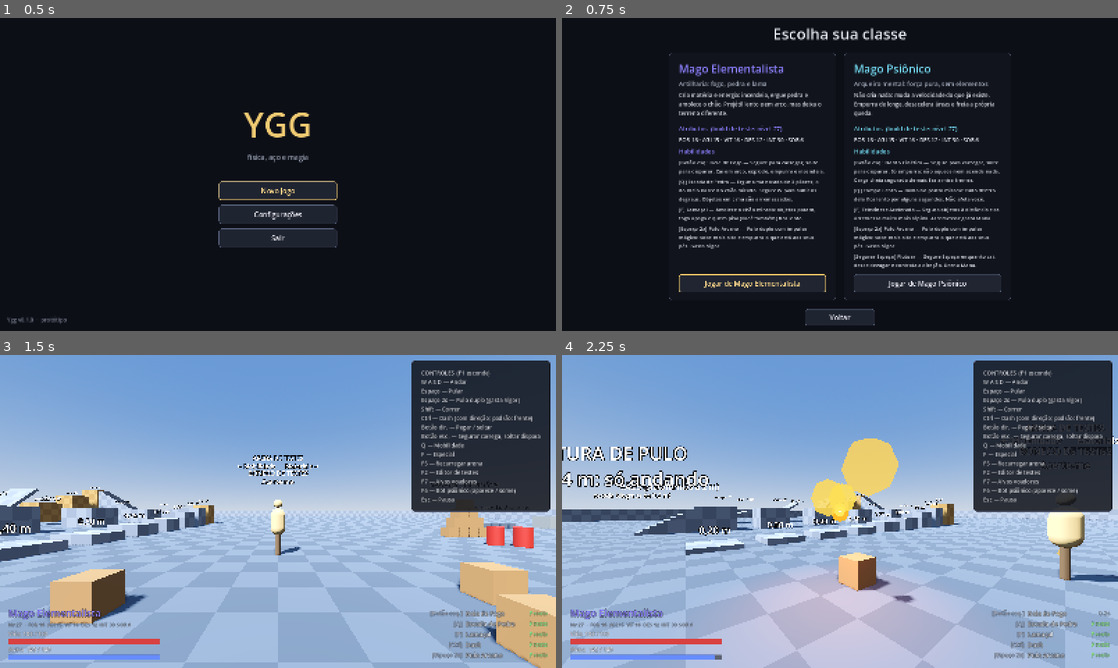
Above: before the commit, frames 1-4 (two rows, left to right).
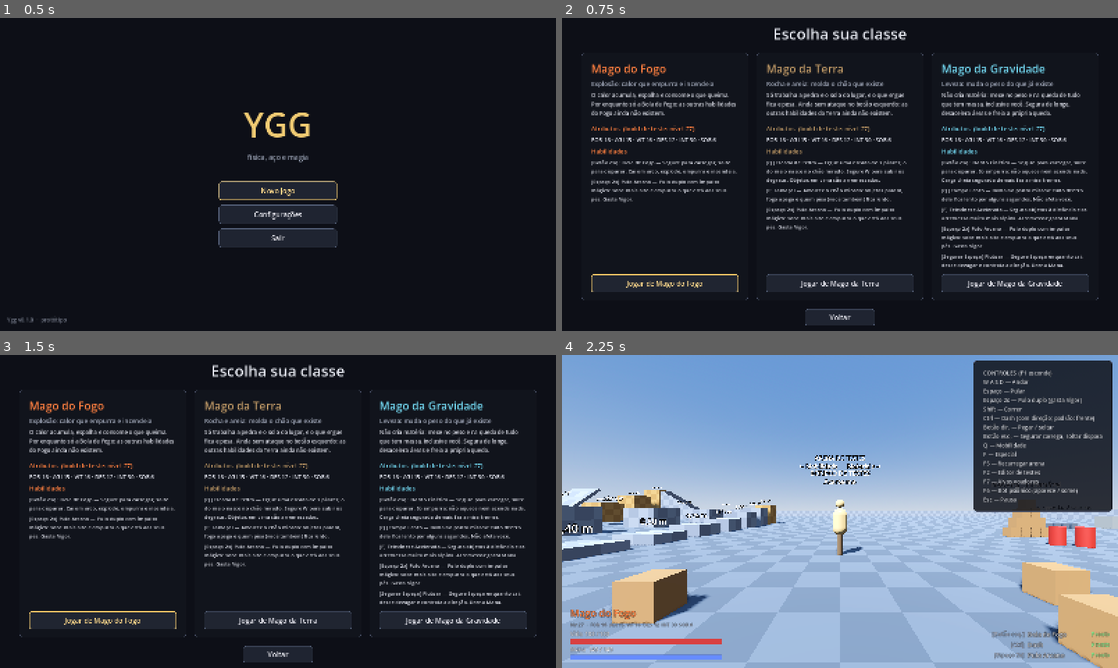
Above: after the commit, the same moments.

Repository: liamzeras/ygg
Game: Godot game, scene res://src/ui/main_menu.tscn
The game is run twice, just before and just after one commit, with the same random seed, the same clock (stepped at 60 frames per second) and the same inputs.
Inputs (mouse positions are in pixels of both pictures, inside the frame that each line leads up to):
- Up to frame 1 (0.5 s): no input
- Up to frame 2 (0.75 s): click "Novo Jogo" at 0.5 s
- Up to frame 3 (1.5 s): click (189, 621) at 1.25 s, where only the run before the commit has a clickable "Jogar de Mago Elementalista"
- Up to frame 4 (2.25 s): click (662, 621) at 2 s, where only the run after the commit has a clickable "Jogar de Mago do Fogo"

Frame 1 is identical in both runs. In frame 2, 15% of the frame differs, in the area x 3-97%, y 11-91%; in frame 3, 99%, in the area x 0-100%, y 0-100%; in frame 4, 31%.

Commit message:
Classes: Fogo, Terra e Gravidade no lugar do Elementalista e do Psiônico
Fatia vertical decidida pelo Liam em 2026-11-16
(design/sabio/inspiracao/magos-elementais.md). Só com as habilidades que já existem;
o resto das teclas fica vazio até as habilidades novas chegarem (decisão do Liam).

- Fogo (fire.tres): Bola de Fogo.
- Terra (earth.tres): Escada de Pedra e Lamaçal, sem ataque no botão esquerdo.
- Gravidade (psionic.tres renomeado na tela): Telecinese, Campo Lento, Flutuar e,
  por ora, o Dardo Cinético (decisão do Liam). O id continua "psionic" porque o bot
  do F6 e a arena procuram a classe por ele.
- Testes: teste do Elementalista dividido em Fogo e Terra; Terra entra no percurso
  de classes. 185 -> 208 verificações.

Co-Authored-By: Claude Opus 5.5 <noreply@anthropic.com>

Diff:
--- /dev/null
+++ b/assets/data/classes/earth.tres
@@ -0,0 +1,95 @@
+[gd_resource type="Resource" script_class="PlayerClassData" format=3]
+
+[ext_resource type="Script" path="res://src/gameplay/player/player_class_data.gd" id="1_class"]
+[ext_resource type="Script" path="res://src/gameplay/stats/attributes.gd" id="2_attrs"]
+[ext_resource type="Script" path="res://src/gameplay/abilities/arcane_leap_ability.gd" id="4_leap"]
+[ext_resource type="Script" path="res://src/gameplay/abilities/stone_pillar_ability.gd" id="5_pillar"]
+[ext_resource type="Script" path="res://src/gameplay/abilities/mud_ability.gd" id="6_mud"]
+
+[ext_resource type="Script" path="res://src/gameplay/abilities/dash_ability.gd" id="9_dash"]
+
+[sub_resource type="Resource" id="attrs"]
+script = ExtResource("2_attrs")
+strength = 16.0
+agility = 15.0
+vitality = 16.0
+dexterity = 12.0
+intelligence = 30.0
+luck = 6.0
+
+[sub_resource type="Resource" id="pillar"]
+script = ExtResource("5_pillar")
+width = 1.0
+step_heights = Array[float]([0.85, 1.7, 2.55])
+auto_climb_height = 0.9
+aimed_step = 1
+rise_time = 0.35
+lifetime = 8.0
+sink_time = 0.6
+stone_density = 350.0
+impact_transfer = 0.05
+reach = 12.0
+max_slope = 45.0
+display_name = "Escada de Pedra"
+description = "Ergue uma escada de 3 pilares; o do meio nasce no chão mirado. Segure W para subir os degraus. Objetos em cima são arremessados."
+cost = 30.0
+cost_pool = 1
+cooldown = 3.0
+scaling_attribute = 4
+
+[sub_resource type="Resource" id="mud"]
+script = ExtResource("6_mud")
+radius = 2.5
+base_duration = 4.0
+drag = 3.0
+cooling = 50.0
+character_speed = 0.5
+reach = 12.0
+max_slope = 45.0
+display_name = "Lamaçal"
+description = "Amolece o chão mirado: objetos param, fogo apaga e quem pisa (você também) fica lento."
+cost = 25.0
+cost_pool = 1
+cooldown = 6.0
+scaling_attribute = 4
+
+[sub_resource type="Resource" id="leap"]
+script = ExtResource("4_leap")
+display_name = "Pulo Arcano"
+description = "Pulo duplo com impulso mágico: sobe mais alto e empurra o que está aos seus pés. Gasta Vigor."
+cost = 25.0
+cost_pool = 0
+cooldown = 0.0
+scaling_attribute = 4
+
+[sub_resource type="Resource" id="dash"]
+script = ExtResource("9_dash")
+distance = 3.0
+duration = 0.2
+momentum_transfer = 0.1
+display_name = "Dash"
+description = "Arrancada curta na direção do movimento, ou para a frente se parado. Não atravessa paredes."
+cost = 20.0
+cost_pool = 0
+cooldown = 1.0
+scaling_attribute = 0
+
+[resource]
+script = ExtResource("1_class")
+id = &"earth"
+display_name = "Mago da Terra"
+role = "Rocha e areia: molda o chão que existe"
+description = "Só trabalha a pedra e o solo do lugar, e o que ergue fica e pesa. Ainda sem ataque no botão esquerdo: as outras habilidades da Terra ainda não existem."
+color = Color(0.75, 0.6, 0.4, 1)
+attributes = SubResource("attrs")
+body_mass = 70.0
+regen_delay = 1.0
+sprint_cost = 10.0
+acceleration = 10.0
+air_control = 0.45
+hand_range = 2.2
+hold_distance = 1.4
+mobility_ability = SubResource("pillar")
+special_ability = SubResource("mud")
+air_jump_ability = SubResource("leap")
+dash_ability = SubResource("dash")
--- a/assets/data/classes/mage.tres
+++ b/assets/data/classes/fire.tres
@@ -4,8 +4,6 @@
 [ext_resource type="Script" path="res://src/gameplay/stats/attributes.gd" id="2_attrs"]
 [ext_resource type="Script" path="res://src/gameplay/abilities/fireball_ability.gd" id="3_fire"]
 [ext_resource type="Script" path="res://src/gameplay/abilities/arcane_leap_ability.gd" id="4_leap"]
-[ext_resource type="Script" path="res://src/gameplay/abilities/stone_pillar_ability.gd" id="5_pillar"]
-[ext_resource type="Script" path="res://src/gameplay/abilities/mud_ability.gd" id="6_mud"]
 
 [ext_resource type="Script" path="res://src/gameplay/abilities/dash_ability.gd" id="9_dash"]
 
@@ -39,42 +37,6 @@
 scaling_attribute = 4
 charge_time = 0.8
 
-[sub_resource type="Resource" id="pillar"]
-script = ExtResource("5_pillar")
-width = 1.0
-step_heights = Array[float]([0.85, 1.7, 2.55])
-auto_climb_height = 0.9
-aimed_step = 1
-rise_time = 0.35
-lifetime = 8.0
-sink_time = 0.6
-stone_density = 350.0
-impact_transfer = 0.05
-reach = 12.0
-max_slope = 45.0
-display_name = "Escada de Pedra"
-description = "Ergue uma escada de 3 pilares; o do meio nasce no chão mirado. Segure W para subir os degraus. Objetos em cima são arremessados."
-cost = 30.0
-cost_pool = 1
-cooldown = 3.0
-scaling_attribute = 4
-
-[sub_resource type="Resource" id="mud"]
-script = ExtResource("6_mud")
-radius = 2.5
-base_duration = 4.0
-drag = 3.0
-cooling = 50.0
-character_speed = 0.5
-reach = 12.0
-max_slope = 45.0
-display_name = "Lamaçal"
-description = "Amolece o chão mirado: objetos param, fogo apaga e quem pisa (você também) fica lento."
-cost = 25.0
-cost_pool = 1
-cooldown = 6.0
-scaling_attribute = 4
-
 [sub_resource type="Resource" id="leap"]
 script = ExtResource("4_leap")
 display_name = "Pulo Arcano"
@@ -98,11 +60,11 @@
 
 [resource]
 script = ExtResource("1_class")
-id = &"mage"
-display_name = "Mago Elementalista"
-role = "Artilharia: fogo, pedra e lama"
-description = "Cria matéria e energia: incendeia, ergue pedra e amolece o chão. Projétil lento e em arco, mas deixa o terreno diferente."
-color = Color(0.55, 0.5, 1, 1)
+id = &"fire"
+display_name = "Mago do Fogo"
+role = "Explosão: calor que empurra e incendeia"
+description = "O calor acumula, espalha e consome o que queima. Por enquanto só a Bola de Fogo: as outras habilidades do Fogo ainda não existem."
+color = Color(1, 0.5, 0.25, 1)
 attributes = SubResource("attrs")
 body_mass = 70.0
 regen_delay = 1.0
@@ -112,7 +74,5 @@
 hand_range = 2.2
 hold_distance = 1.4
 primary_ability = SubResource("fireball")
-mobility_ability = SubResource("pillar")
-special_ability = SubResource("mud")
 air_jump_ability = SubResource("leap")
 dash_ability = SubResource("dash")
--- a/assets/data/classes/psionic.tres
+++ b/assets/data/classes/psionic.tres
@@ -103,9 +103,9 @@
 [resource]
 script = ExtResource("1_class")
 id = &"psionic"
-display_name = "Mago Psiônico"
-role = "Arqueiro mental: força pura, sem elementos"
-description = "Não cria nada: muda a velocidade do que já existe. Empurra de longe, desacelera áreas e freia a própria queda."
+display_name = "Mago da Gravidade"
+role = "Leveza: muda o peso do que já existe"
+description = "Não cria matéria: mexe no peso e na queda de tudo que tem massa, inclusive você. Segura de longe, desacelera áreas e freia a própria queda."
 color = Color(0.45, 0.85, 0.95, 1)
 attributes = SubResource("attrs")
 body_mass = 70.0
--- a/src/core/game_state.gd
+++ b/src/core/game_state.gd
@@ -6,7 +6,8 @@
 const ARENA := "res://src/levels/test_arena.tscn"
 
 const CLASSES: Array[PlayerClassData] = [
-	preload("res://assets/data/classes/mage.tres"),
+	preload("res://assets/data/classes/fire.tres"),
+	preload("res://assets/data/classes/earth.tres"),
 	preload("res://assets/data/classes/psionic.tres"),
 ]
 
@@ -15,7 +16,7 @@
 
 func _ready() -> void:
 	# Permite escolher a classe pela linha de comando (útil para testes):
-	# Godot --path . res://src/levels/test_arena.tscn -- --class=mage
+	# Godot --path . res://src/levels/test_arena.tscn -- --class=fire
 	for arg in OS.get_cmdline_user_args():
 		if arg.begins_with("--class="):
 			selected_class = find_class(arg.trim_prefix("--class="))
--- a/tests/suites/classes.gd
+++ b/tests/suites/classes.gd
@@ -1,6 +1,6 @@
 extends "res://tests/suite_base.gd"
 ## Suíte da frente classes: percurso completo de cada classe (habilidades, pulo, pegar e
-## arremessar, editor de atributos), Psiônico, Elementalista, atributos e progressão.
+## arremessar, editor de atributos), Gravidade, Fogo, Terra, atributos e progressão.
 
 const RULES := preload("res://assets/data/attribute_rules.tres")
 
@@ -10,12 +10,13 @@
 
 func run() -> void:
 	_test_attribute_curve()
-	for id in ["mage", "psionic"]:
+	for id in ["fire", "earth", "psionic"]:
 		await _test_class(id)
 	_check(_sprint_speeds.size() == GameState.CLASSES.size() and _sprint_speeds.all(func(s: float) -> bool: return is_equal_approx(s, _sprint_speeds[0])), "velocidade de corrida igual entre classes")
-	_check(_throw_speeds.get("psionic", 0.0) > _throw_speeds.get("mage", 0.0), "Telecinese Acelerada arremessa mais rápido que as mãos do Elementalista (%.1f x %.1f m/s)" % [_throw_speeds.get("psionic", 0.0), _throw_speeds.get("mage", 0.0)])
+	_check(_throw_speeds.get("psionic", 0.0) > _throw_speeds.get("fire", 0.0), "Telecinese Acelerada arremessa mais rápido que as mãos do Mago do Fogo (%.1f x %.1f m/s)" % [_throw_speeds.get("psionic", 0.0), _throw_speeds.get("fire", 0.0)])
 	await _test_psionic()
-	await _test_elementalist()
+	await _test_fire()
+	await _test_earth()
 	await _test_progression()
 	await _test_stair_auto_climb()
 
@@ -48,14 +49,21 @@
 	player.face_point(dummy.global_position + Vector3.UP * 1.2)
 	await _frames(2)
 	var primary := player.get_ability(Player.SLOT_PRIMARY)
-	var before: float = player.get_pool(primary.cost_pool)
-	player.request_action(Player.SLOT_PRIMARY)
-	if primary.is_chargeable():
-		await _frames(2)
-		player.request_action(Player.ACTION_PRIMARY_RELEASE)
-	await _frames(45)
-	_check(player.get_pool(primary.cost_pool) < before, "%s: principal gastou %s" % [id, Player.POOL_NAMES[primary.cost_pool]])
-	_check(dummy.combo_damage > 0.0, "%s: boneco tomou dano (%.1f, DPS %.1f)" % [id, dummy.combo_damage, dummy.get_dps()])
+	if primary:
+		var before: float = player.get_pool(primary.cost_pool)
+		player.request_action(Player.SLOT_PRIMARY)
+		if primary.is_chargeable():
+			await _frames(2)
+			player.request_action(Player.ACTION_PRIMARY_RELEASE)
+		await _frames(45)
+		_check(player.get_pool(primary.cost_pool) < before, "%s: principal gastou %s" % [id, Player.POOL_NAMES[primary.cost_pool]])
+		_check(dummy.combo_damage > 0.0, "%s: boneco tomou dano (%.1f, DPS %.1f)" % [id, dummy.combo_damage, dummy.get_dps()])
+	else:
+		# Botão esquerdo vazio (a Terra ainda não tem ataque): não gasta nada nem dá erro.
+		var mana_before := player.get_pool(Player.Pool.MANA)
+		player.request_action(Player.SLOT_PRIMARY)
+		await _frames(45)
+		_check(not player.is_charging() and player.get_pool(Player.Pool.MANA) >= mana_before - 0.01 and dummy.combo_damage == 0.0, "%s: botão esquerdo vazio não faz nada" % id)
 
 	# Mobilidade (se a classe tiver).
 	if player.get_ability(Player.SLOT_MOBILITY):
@@ -110,7 +118,7 @@
 	_check(peak - ground_y <= 2.02, "%s: pulo duplo com atributos no teto chega a no máximo 2 m (%.2f m)" % [id, peak - ground_y])
 	player.reset_attributes()
 
-	# Pegar e arremessar uma caixa (mãos para o Elementalista, telecinese para o Psiônico).
+	# Pegar e arremessar uma caixa (mãos para Fogo e Terra, telecinese para a Gravidade).
 	var crate := _nearest_crate(arena, player)
 	_check(crate != null, "%s: achou uma caixa" % id)
 	if crate:
@@ -246,15 +254,13 @@
 	await _unload(arena)
 
 
-# Critérios de aceite de design/gdd/mage-elementalist.md.
-func _test_elementalist() -> void:
-	print("\n--- Elementalista: bola de fogo, pilar, lamaçal ---")
-	var arena := await _load_arena("mage")
+# Critérios de aceite de design/gdd/mage-elementalist.md (parte do Fogo).
+func _test_fire() -> void:
+	print("\n--- Fogo: bola de fogo ---")
+	var arena := await _load_arena("fire")
 	var player: Player = arena.player
 	var dummy: TrainingDummy = arena.dummy
 	var fireball := player.get_ability(Player.SLOT_PRIMARY) as FireballAbility
-	var pillar_ability := player.get_ability(Player.SLOT_MOBILITY) as StonePillarAbility
-	var mud := player.get_ability(Player.SLOT_SPECIAL) as MudAbility
 	var mana := Player.Pool.MANA
 
 	# Bola de Fogo: clique x carga cheia.
@@ -275,9 +281,20 @@
 		damages.append(dummy.combo_damage)
 		_check(absf(spent - test[2]) < 0.8, "bola de fogo %s gastou %.1f de Mana (esperado %.0f)" % [test[0], spent, test[2]])
 	_check(damages[1] > damages[0] and damages[0] > 0.0, "carga cheia dá mais dano (%.1f x %.1f)" % [damages[1], damages[0]])
+	await _unload(arena)
+
+
+# Critérios de aceite de design/gdd/mage-elementalist.md (parte da Terra).
+func _test_earth() -> void:
+	print("\n--- Terra: pilar, lamaçal ---")
+	var arena := await _load_arena("earth")
+	var player: Player = arena.player
+	var dummy: TrainingDummy = arena.dummy
+	var pillar_ability := player.get_ability(Player.SLOT_MOBILITY) as StonePillarAbility
+	var mud := player.get_ability(Player.SLOT_SPECIAL) as MudAbility
+	var mana := Player.Pool.MANA
 
 	# Pilar mirado no céu: não nasce e não gasta Mana.
-	player.respawn()
 	await _frames(10)
 	player.face_point(player.get_aim_origin() + Vector3(0, 10, 3))
 	var before_sky := player.get_pool(mana)
@@ -419,7 +436,7 @@
 		_check(RULES.is_legal_build(data.attributes, level), "%s é uma build válida no nível %d" % [data.display_name, level])
 
 	# Subir de nível e gastar pontos no jogador; o editor volta ao nível 1.
-	var arena := await _load_arena("mage")
+	var arena := await _load_arena("fire")
 	var player: Player = arena.player
 	var editor: Node = arena.get_node("DebugEditor")
 	editor._apply_level_one()
@@ -439,7 +456,7 @@
 # Degraus da Escada de Pedra: W sobe sozinho; sem W, não (design/gdd/mage-elementalist.md).
 func _test_stair_auto_climb() -> void:
 	print("\n--- Escada de Pedra: subir com W ---")
-	var arena := await _load_arena("mage")
+	var arena := await _load_arena("earth")
 	var player: Player = arena.player
 	var pillar_ability := player.get_ability(Player.SLOT_MOBILITY) as StonePillarAbility
 	player.debug_infinite_resources = true
--- a/tests/suites/gameplay.gd
+++ b/tests/suites/gameplay.gd
@@ -14,7 +14,7 @@
 # Degraus: até 0,4 m sobe só andando; 0,5 m exige pulo; a escada de 0,2 m chega a 2 m.
 func _test_steps() -> void:
 	print("\n--- Degraus: subir andando ---")
-	var arena := await _load_arena("mage")
+	var arena := await _load_arena("fire")
 	var player: Player = arena.player
 	var rules: AttributeRules = player.rules
 	# Fileira de alturas em x = -10: 0,4 m em z = 3, 0,5 m em z = 0.
@@ -50,7 +50,7 @@
 # Regressão: subir escada com ritmo regular, sem perder velocidade nem dar tranco na câmera.
 func _test_stair_rhythm() -> void:
 	print("\n--- Ritmo da subida ---")
-	var arena := await _load_arena("mage")
+	var arena := await _load_arena("fire")
 	var player: Player = arena.player
 	# Mais longe que o pé da escada (x = -20), para chegar já na velocidade de andar.
 	player.global_position = Vector3(-20, 0.05, 17)
@@ -92,7 +92,7 @@
 # Pontos de partida em que o corpo era empurrado para cima ou parava contra o degrau seguinte.
 func _test_stair_no_jolt() -> void:
 	print("\n--- Escada sem solavanco ---")
-	var arena := await _load_arena("mage")
+	var arena := await _load_arena("fire")
 	var player: Player = arena.player
 	for start: Array in [[false, 17.111], [false, 17.185], [true, 17.111], [true, 17.333]]:
 		var sprint: bool = start[0]
@@ -167,7 +167,7 @@
 
 func _test_dash() -> void:
 	print("\n--- Dash (Ctrl) ---")
-	var arena := await _load_arena("mage")
+	var arena := await _load_arena("fire")
 	var player: Player = arena.player
 	var dash := player.get_ability(Player.SLOT_DASH) as DashAbility
 	_check(InputMap.has_action("dash") and dash != null, "dash existe para a classe")
@@ -230,7 +230,7 @@
 # (design/gdd/physics-magic-system.md).
 func _test_explosion_occlusion() -> void:
 	print("\n--- Explosão: paredes protegem ---")
-	var arena := await _load_arena("mage")
+	var arena := await _load_arena("fire")
 	var player: Player = arena.player
 	var dummy: TrainingDummy = arena.dummy
 	var factor: float = Explosion.DAMAGE.blocked_explosion_factor
@@ -325,7 +325,7 @@
 # Mede a distância real em que o fogo pula entre caixas de madeira, e a pirâmide inteira.
 func _test_fire_spread() -> void:
 	print("\n--- Contágio de fogo: medição ---")
-	var arena := await _load_arena("mage")
+	var arena := await _load_arena("fire")
 	var wood: PropMaterial = arena.WOOD
 	var box := PhysicsProp.Form.BOX
 	var size := Vector3(0.6, 0.6, 0.6)
--- a/tests/suites/monstros.gd
+++ b/tests/suites/monstros.gd
@@ -66,7 +66,7 @@
 # Bot Psiônico agressivo: F6 chama e some, ataca, morre e renasce (design/gdd/combat-bot.md).
 func _test_combat_bot() -> void:
 	print("\n--- Bot psiônico (F6) ---")
-	var arena := await _load_arena("mage")
+	var arena := await _load_arena("fire")
 	var player: Player = arena.player
 	var health := player.get_node("Health") as Health
 	_check(InputMap.has_action("spawn_bot"), "F6 registrado")
@@ -114,7 +114,7 @@
 
 func _test_dummy_fire_and_reset() -> void:
 	print("\n--- Boneco: fogo próximo e reset ---")
-	var arena := await _load_arena("mage")
+	var arena := await _load_arena("fire")
 	var dummy: TrainingDummy = arena.dummy
 	var crate := _nearest_crate(arena, arena.player)
 	crate.freeze = true
@@ -149,7 +149,7 @@
 # atingido; só o movimento real conta, e cair de 4 m pesa mais que um pulo baixo.
 func _test_damage_consistency() -> void:
 	print("\n--- Dano: distância, ponto de impacto e movimento ---")
-	for id in ["mage", "psionic"]:
+	for id in ["fire", "psionic"]:
 		var arena := await _load_arena(id)
 		var player: Player = arena.player
 		var dummy: TrainingDummy = arena.dummy
